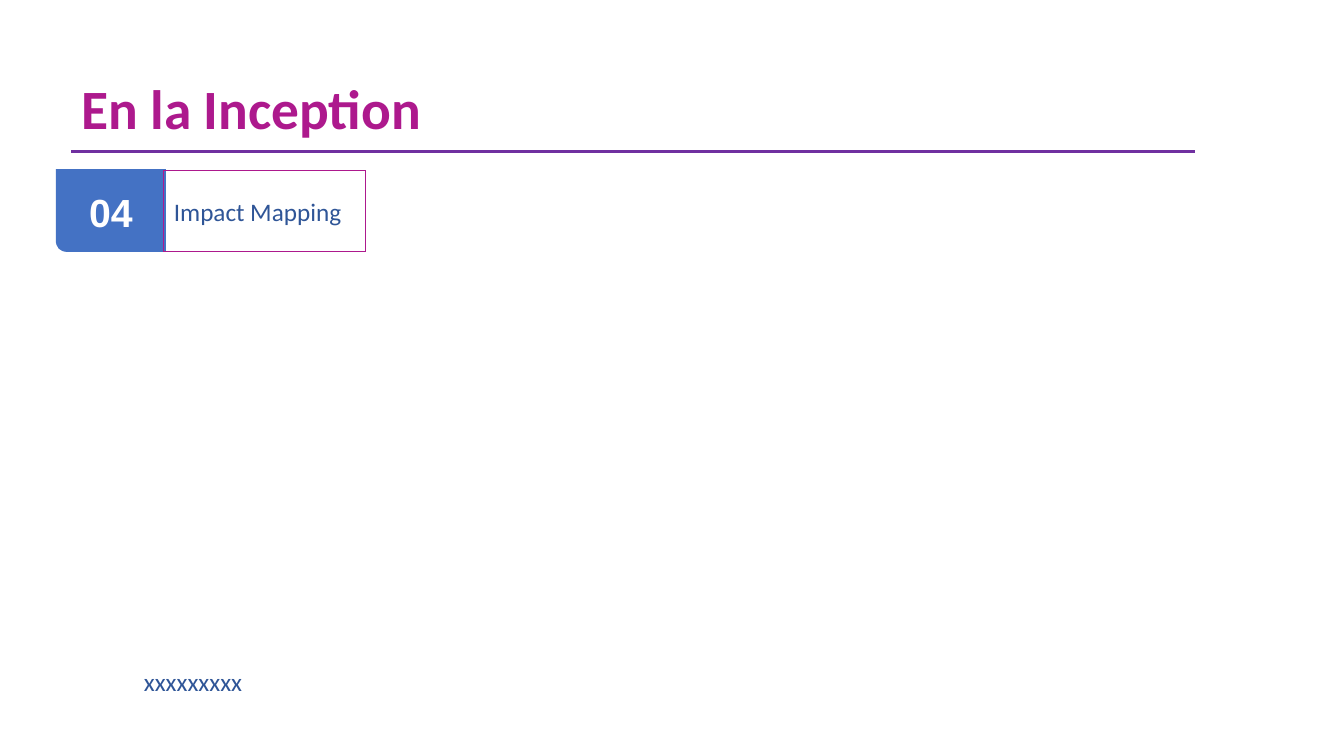
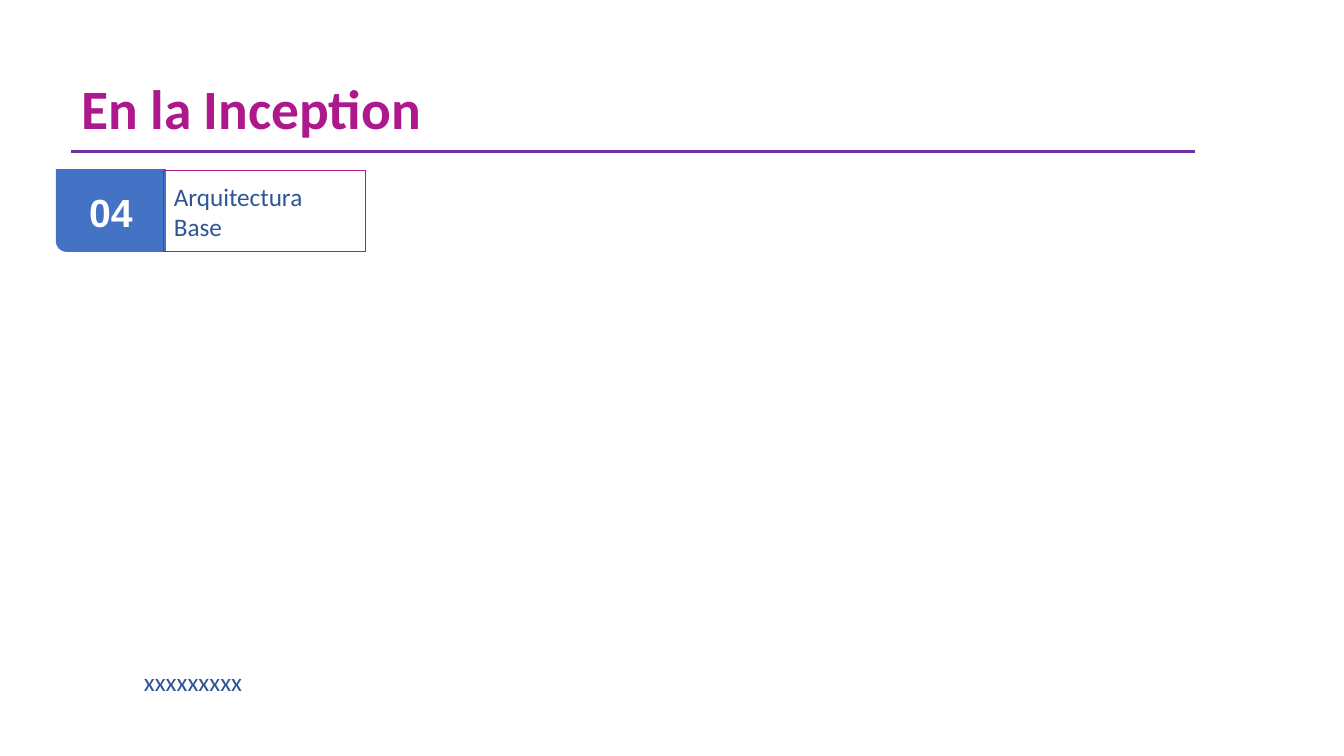
Before and after one commit to omesan/Agile, a slide deck: slide 14 of Stefanini/Stefanini.Clientes/Stefanini.Cliente.Experian/PMO metodología V.4.pptx (slide 13 before the commit). Drawn at 1344x756 pixels with LibreOffice and Linux fonts; fonts in the diff are those of the drawing; background and template pictures are left out. Boxes give left, top, right and bottom in pixels: in the first picture for what was removed or moved away, otherwise in the second. Text is boxed around its words. In the diff, an @@ line names an element or a change of style, - is before the commit and + after.

```diff
--- a/Stefanini/Stefanini.Clientes/Stefanini.Cliente.Experian/PMO metodología V.4.pptx
+++ b/Stefanini/Stefanini.Clientes/Stefanini.Cliente.Experian/PMO metodología V.4.pptx
@@ text in rectangle at (174,188,303,236): text changed @@
-Impact Mapping
+Arquitectura Base
```
Also in this commit, not shown: 4 other slides changed, 7 slides added, 2 other files.
